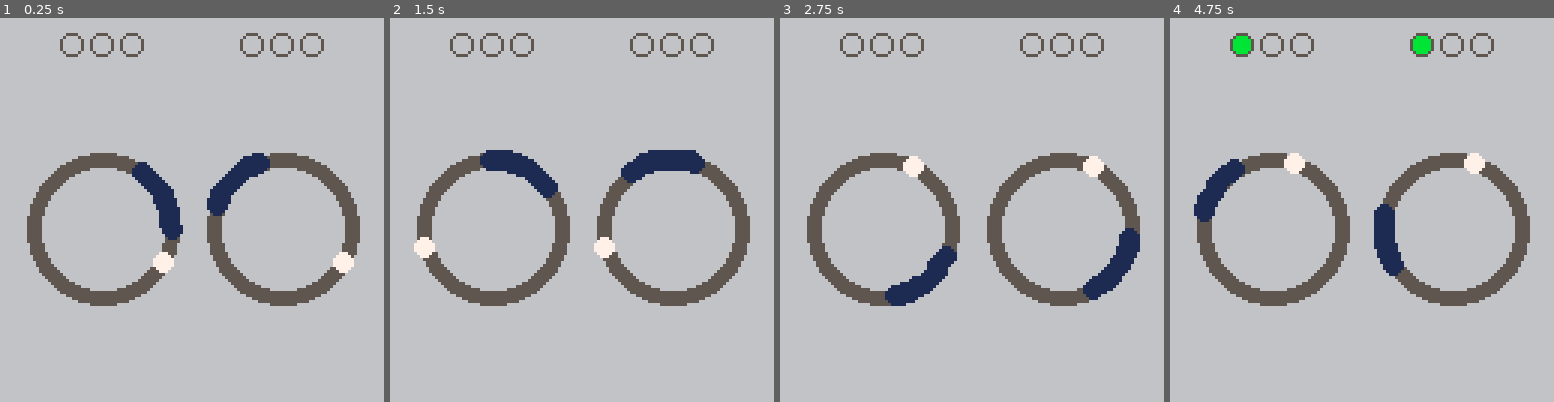
Above: before the commit, frames 1-4 (left to right).
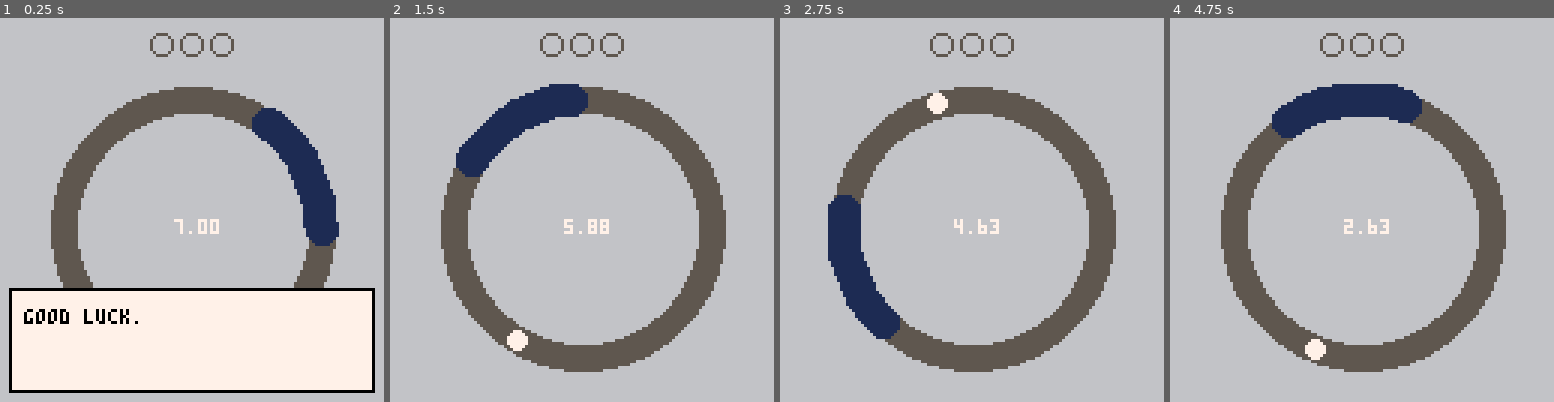
Above: after the commit, the same moments.

Repository: verdantran/pico_safe_cracker
Game: PICO-8 cartridge safe_crackers.p8
Same seed, same stepped clock (60 frames per second), same inputs: the game is played once before the commit and once after it.
Inputs:
- Up to frame 1 (0.25 s): no input
- Up to frame 2 (1.5 s): tap X (X key) at 0.33, 1.07 s; tap O (Z key) at 0.7 s
- Up to frame 3 (2.75 s): hold Right 1.6-2.1 s; tap O (Z key) at 1.7, 2.1, 2.5 s; tap X (X key) at 1.85 s; hold Up 2.15-2.42 s; hold Right from 2.47 s (still down)
- Up to frame 4 (4.75 s): tap O (Z key) every 0.4 s from 2.9 to 4.5 s; tap X (X key) at 2.97, 4.08 s; release Right at 3.03 s; hold Left 3.08-3.58 s; hold Down 3.63-3.97 s; hold Right 4.02-4.68 s; hold Up from 4.73 s (still down)

The runs differ from the first frame. In frame 1, 43% of the frame differs, in the area x 2-98%, y 3-98%; in frame 2, 23%; in frame 3, 23%; in frame 4, 23%.

Commit message:
dialog progressing into the next level

Diff:
--- a/data/levels.lua
+++ b/data/levels.lua
@@ -5,8 +5,8 @@
             {
                 target = {
                     --the ball
-                    x = 0,
-                    y = 0,
+                    x = -50,
+                    y = -50,
 
                     --==target properties==
                     angle = 0,
@@ -41,6 +41,7 @@
                     cur_lock = 0,
                     solved = false,
 
+                    game_over=false,
                     -- Global table to store win area positions
                     win_positions = {},
                 },
@@ -49,8 +50,35 @@
                     y=5,
                     spacer=10,
                 },
+                timer={
+                    time=7,
+                    x=58,
+                    y=67,
+                    active=true,
+                }
             }
-        }
+        },
+        queue_level_start_dialog=function()
+            -- dialog:queue("so you think you got what it takes to be a safe cracker, eh?")
+            -- dialog:queue("we'll see...")
+            -- dialog:queue("my names rob, and as it happens our last guy just got busted, you wouldn't konw anything about that, would you?")
+            -- dialog:queue("tell you what. we'll put you on an easy job, couldn't be easier. and if you pass that then we may just keep you on...")
+            -- dialog:queue("so. as for how all this is gonna work...")
+            -- dialog:queue("above you right now there's a cirlce. the dial will start turning and all you gotta do is press ❎ when the white dial is in the blue zone.")
+            -- dialog:queue("do that three times and you'll have the combination and the safe will be cracked.")
+            -- dialog:queue("one button, that's all! maddness right, you see one of our tech guys made this device that at the press of a button activates electromag- ")
+            -- dialog:queue("actually")
+            -- dialog:queue("nevermind")
+            -- dialog:queue("i've said too much.")
+            -- dialog:queue("anyway, just remember the cops will be on their way as soon as the timer starts, so be quick! i've lost enough people as it is.")
+            dialog:queue("good luck.")
+        end,
+        queue_completed_dialog=function()
+            dialog:queue("good work. come see me tomorrow for another job.")
+        end,
+        queue_failed_dialog=function()
+            dialog:queue("busted! press ❎ to restart.")
+        end,
     },
     {
         id = 1,
@@ -58,8 +86,8 @@
             {
                 target = {
                     --the ball
-                    x = 0,
-                    y = 0,
+                    x = -50,
+                    y = -50,
 
                     --==target properties==
                     angle = 0,
@@ -99,15 +127,21 @@
                 },
                 indicator={
                     x=10,
-                    y=5,
+                    y=30,
                     spacer=10,
                 },
+                timer={
+                    time=7,
+                    x=28,
+                    y=67,
+                    active=true,
+                }
             },
             {
                 target = {
                     --the ball
-                    x = 0,
-                    y = 0,
+                    x = -50,
+                    y = -50,
 
                     --==target properties==
                     angle = 0,
@@ -147,10 +181,28 @@
                 },
                 indicator={
                     x=70,
-                    y=5,
+                    y=30,
                     spacer=10,
                 },
+                timer={
+                    time=10,
+                    x=88,
+                    y=67,
+                    active=true,
+                },
             }
-        }
+        },
+        queue_level_start_dialog=function()
+            dialog:queue("well done on the last job.")
+            dialog:queue("now, this ones a little trickier. looks like they've added some more security.")
+            dialog:queue("you'll have to try and solve both before their timers run out.")
+            dialog:queue("focus on the one with the least time first, then move to the next.")
+        end,
+        queue_completed_dialog=function()
+            dialog:queue("looks like you're getting the hang of this.")
+        end,
+        queue_failed_dialog=function()
+            dialog:queue("busted! press ❎ to restart.")
+        end,
     },
 }
--- a/main.lua
+++ b/main.lua
@@ -1,16 +1,22 @@
 function _init()
-    cur_dials = {}
+    dialog_playing=false
 
-    for level in all(levels) do
-        if level.id == 1 then
-            cur_dials = level.dials
-        end
-    end
+    load_level(0)
 end
 
 function _update60()
-    for dial in all(cur_dials) do
-        update_dials(dial)
+    dialog_playing = count(dialog.dialog_queue) > 0
+    dialog_update()
+
+    -- if we're playing dialog, don't do anything else
+    if (dialog_playing) return
+
+    if(cur_dials != nil) then
+        for dial in all(current_level.dials) do
+            update_dials(dial)
+        end
+
+        check_cur_level_status()
     end
 end
 
@@ -21,4 +27,6 @@
     for dial in all(cur_dials) do
         draw_dials(dial)
     end
+
+    dialog_draw()
 end
--- a/safe_crackers.p8
+++ b/safe_crackers.p8
@@ -1,6 +1,8 @@
 pico-8 cartridge // http://www.pico-8.com
 version 42
 __lua__
+#include utils/level_manager.lua
+#include utils/dialog.lua
 #include utils/debug.lua
 #include utils/dials.lua
 #include data/levels.lua
--- /dev/null
+++ b/utils/dialog.lua
@@ -0,0 +1,212 @@
+-- dialog box
+-- by rusty bailey
+
+-- modified to hide dialog when not in use
+
+dialog = {
+    x = 8,
+    y = 97,
+    color = 0,
+    max_chars_per_line = 27,
+    max_lines = 4,
+    dialog_queue = {},
+    blinking_counter = 0,
+    init = function(self)
+    end,
+    queue = function(self, message, autoplay)
+      -- default autoplay to false
+      autoplay = type(autoplay) == "nil" and false or autoplay
+      add(self.dialog_queue, {
+        message = message,
+        autoplay = autoplay
+      })
+
+      if (#self.dialog_queue == 1) then
+        self:trigger(self.dialog_queue[1].message, self.dialog_queue[1].autoplay)
+      end
+    end,
+    trigger = function(self, message, autoplay)
+      self.autoplay = autoplay
+      self.current_message = ''
+      self.messages_by_line = nil
+      self.animation_loop = nil
+      self.current_line_in_table = 1
+      self.current_line_count = 1
+      self.pause_dialog = false
+      self:format_message(message)
+      self.animation_loop = cocreate(self.animate_text)
+    end,
+    format_message = function(self, message)
+      local total_msg = {}
+      local word = ''
+      local letter = ''
+      local current_line_msg = ''
+
+      for i = 1, #message do
+        -- get the current letter add
+        letter = sub(message, i, i)
+
+        -- keep track of the current word
+        word ..= letter
+
+        -- if it's a space or the end of the message,
+        -- determine whether we need to continue the current message
+        -- or start it on a new line
+        if letter == ' ' or i == #message then
+          -- get the potential line length if this word were to be added
+          local line_length = #current_line_msg + #word
+          -- if this would overflow the dialog width
+          if line_length > self.max_chars_per_line then
+            -- add our current line to the total message table
+            add(total_msg, current_line_msg)
+            -- and start a new line with this word
+            current_line_msg = word
+          else
+            -- otherwise, continue adding to the current line
+            current_line_msg ..= word
+          end
+
+          -- if this is the last letter and it didn't overflow
+          -- the dialog width, then go ahead and add it
+          if i == #message then
+            add(total_msg, current_line_msg)
+          end
+
+          -- reset the word since we've written
+          -- a full word to the current message
+          word = ''
+        end
+      end
+
+      self.messages_by_line = total_msg
+    end,
+    animate_text = function(self)
+      -- for each line, write it out letter by letter
+      -- if we each the max lines, pause the coroutine
+      -- wait for input in update before proceeding
+      for k, line in pairs(self.messages_by_line) do
+        self.current_line_in_table = k
+        for i = 1, #line do
+          self.current_message ..= sub(line, i, i)
+
+          -- press btn 5 to skip to the end of the current passage
+          -- otherwise, print 1 character per frame
+          -- with sfx about every 5 frames
+          if (not btnp(5)) then
+            if (i % 5 == 0) sfx(3)
+            yield()
+          end
+        end
+        self.current_message ..= '\n'
+        self.current_line_count += 1
+        if ((self.current_line_count > self.max_lines) or (self.current_line_in_table == #self.messages_by_line and not self.autoplay)) then
+          self.pause_dialog = true
+          yield()
+        end
+      end
+
+      if (self.autoplay) then
+        self.delay(30)
+      end
+    end,
+    shift = function (t)
+      local n=#t
+      for i = 1, n do
+        if i < n then
+          t[i] = t[i + 1]
+        else
+          t[i] = nil
+        end
+      end
+    end,
+    -- helper function to add delay in coroutines
+    delay = function(frames)
+      for i = 1, frames do
+        yield()
+      end
+    end,
+    update = function(self)
+      if (self.animation_loop and costatus(self.animation_loop) != 'dead') then
+        if (not self.pause_dialog) then
+          coresume(self.animation_loop, self)
+        else
+          if btnp(5) then
+            self.pause_dialog = false
+            self.current_line_count = 1
+            self.current_message = ''
+          end
+        end
+      elseif (self.animation_loop and self.current_message) then
+        if (self.autoplay) self.current_message = ''
+        self.animation_loop = nil
+      end
+
+      if (not self.animation_loop and #self.dialog_queue > 0) then
+        self.shift(self.dialog_queue, 1)
+        if (#self.dialog_queue > 0) then
+          self:trigger(self.dialog_queue[1].message, self.dialog_queue[1].autoplay)
+          coresume(self.animation_loop, self)
+        end
+      end
+
+      if (not self.autoplay) then
+        self.blinking_counter += 1
+        if self.blinking_counter > 30 then self.blinking_counter = 0 end
+      end
+    end,
+    draw = function(self)
+      local screen_width = 128
+
+      -- display message
+      if (self.current_message) then
+        print(self.current_message, self.x, self.y, self.color)
+      end
+
+      -- draw blinking cursor at the bottom right
+      if (not self.autoplay and self.pause_dialog) then
+        if self.blinking_counter > 15 then
+          if (self.current_line_in_table == #self.messages_by_line) then
+            -- draw square
+            rectfill(
+              screen_width - 11,
+              screen_width - 10,
+              screen_width - 11 + 3,
+              screen_width - 10 + 3,
+              7
+            )
+          else
+            -- draw arrow
+            line(screen_width - 12, screen_width - 9, screen_width - 8,screen_width - 9)
+            line(screen_width - 11, screen_width - 8, screen_width - 9,screen_width - 8)
+            line(screen_width - 10, screen_width - 7, screen_width - 10,screen_width - 7)
+          end
+        end
+      end
+    end
+  }
+
+--   function _init()
+--     dialog:queue("hello, friend... press z to proceed")
+--     dialog:queue("it's good to see you again")
+--     dialog:queue("why don't i tell you a story about how i was once a dialog box that written for one game and then ported to another cart to be used by any and all pico-8 developers...")
+--     dialog:queue("you can even have messages that autoplay", true)
+--     dialog:queue("if you'd like to move the action along", true)
+--     dialog:queue("try pressing x to skip to the end of the line, if you'd like it to move even faster")
+--     dialog:queue("you can even put your own sfx in slot 0 to customize the sound")
+--     dialog:queue("if you would like to use this in your own games, just copy and paste the dialog object from this cart, call dialog:queue(\"your text here\") to trigger text, and then call the dialog's update and draw functions in the global _update and _draw")
+--     dialog:queue("enjoy!")
+--   end
+
+  function dialog_update()
+    dialog:update()
+  end
+
+  function dialog_draw()
+    -- draw border for demo
+    if(count(dialog.dialog_queue) > 0) then
+      rectfill(3,90,124,124,7)
+      rect(3,90,124,124,0)
+    end
+
+    dialog:draw()
+  end
--- a/utils/dials.lua
+++ b/utils/dials.lua
@@ -1,11 +1,7 @@
-function get_dials_by_level_id(level_id)
-    -- return levels by level id
-end
+function update_dials(dial)
 
-function update_dials(dial)
-    --reset
-    -- if dial.config.solved and btnp(5) then
-    --     reset_dial(dial)
+    if (dial.config.game_over) return
+
     if not dial.config.solved then
         if (dial.target.angle > 1) dial.target.angle = 0
 
@@ -18,6 +14,7 @@
         dial.target.x = dial.config.cx + (dial.target.radius * cos(dial.target.angle))
         dial.target.y = dial.config.cy + (dial.target.radius * sin(dial.target.angle))
 
+        update_timer(dial)
         check_btn_hit_in_target(dial)
     end
 end
@@ -27,6 +24,7 @@
     create_new_win_area(dial, false)
     draw_player(dial)
     draw_indicators(dial)
+    draw_timer(dial)
 end
 
 function create_new_win_area(dial, should_gen_new_pos)
@@ -56,12 +54,12 @@
             local distance = sqrt(dx * dx + dy * dy)
 
             if distance < 5 then
-                log("btn 5 hit in win area!")
                 dial.config.cur_lock += 1
 
                 --win
                 if dial.config.total_locks == dial.config.cur_lock and not dial.config.solved then
                     dial.config.solved = true
+                    dial.timer.active = false
                     sfx(2)
                     return
                 end
@@ -78,7 +76,6 @@
 
         sfx(1)
         reset_dial(dial)
-        log("btn 5 hit but not in win area.")
     end
 end
 
@@ -115,3 +112,32 @@
     circfill(x,y,r,5)
     circfill(x,y,ir,6)
  end
+
+ function update_timer(dial)
+    if dial.timer.active then
+        dial.timer.time -= 1/60
+        if dial.timer.time <= 0 then
+            dial.timer.active = false
+            dial.timer.time = 0
+            dial.config.game_over=true
+        end
+    end
+ end
+
+ function draw_timer(dial)
+    print(format_to_two_decimals(dial.timer.time),dial.timer.x, dial.timer.y)
+ end
+
+function format_to_two_decimals(num)
+    local abs_num = abs(num)
+    local integer_part = flr(abs_num)
+    local fractional_part = flr((abs_num * 100) % 100)
+    local formatted_fraction = (fractional_part < 10) and "0"..fractional_part or ""..fractional_part
+    local formatted_number = integer_part.."."..formatted_fraction
+
+    if num < 0 then
+        formatted_number = "-"..formatted_number
+    end
+
+    return formatted_number
+end
--- /dev/null
+++ b/utils/level_manager.lua
@@ -0,0 +1,49 @@
+current_level={}
+
+function load_level(level_id)
+    for level in all(levels) do
+        if level.id == level_id then
+            current_level=level
+            cur_dials = level.dials
+        end
+    end
+
+    current_level:queue_level_start_dialog()
+end
+
+function check_cur_level_status()
+    -- check that all dials are
+    -- solved
+    local game_won = true
+    local game_in_progress = false
+
+    for dial in all(current_level.dials) do
+        if dial.timer.active then
+            game_in_progress = true
+        else
+            game_won = not dial.config.game_over
+        end
+    end
+
+    if game_won and not game_in_progress then
+        handle_level_complete()
+    elseif not game_in_progress then
+        handle_level_over()
+    end
+end
+
+function handle_level_complete()
+    current_level:queue_completed_dialog()
+
+    load_level(current_level.id+1)
+end
+
+function handle_level_over()
+    current_level:queue_failed_dialog()
+
+    load_level(current_level.id)
+
+    if count(dialog.dialog_queue) == 0 then
+        log("doing reset")
+    end
+end
Not shown, changed: the sound effects (__sfx__) section of safe_crackers.p8
